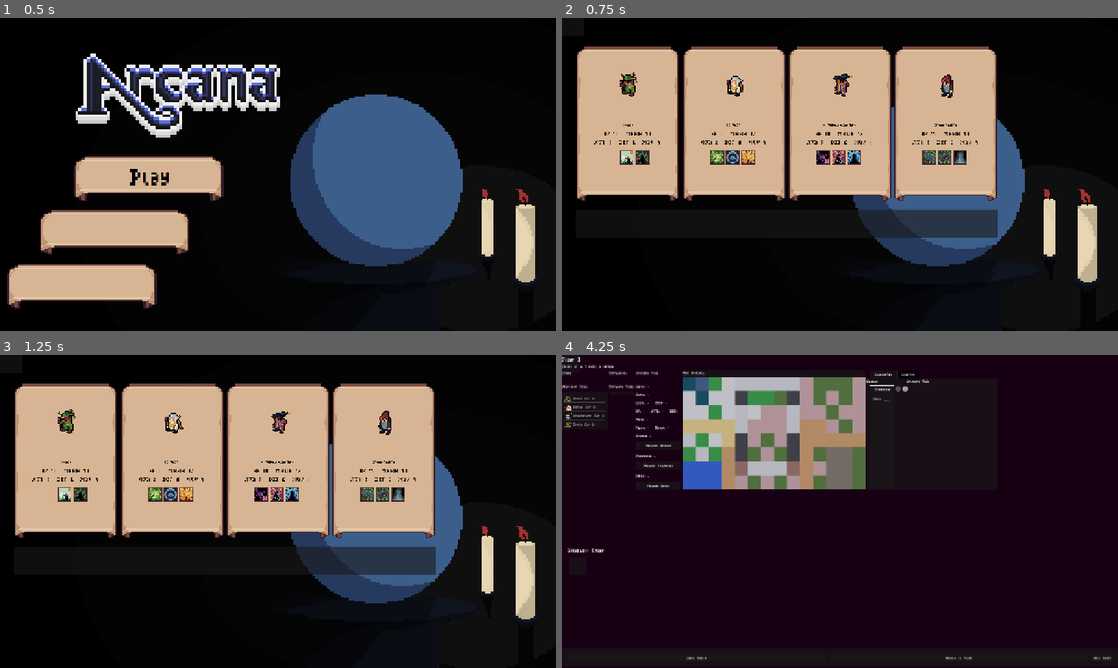
Above: before the commit, frames 1-4 (two rows, left to right).
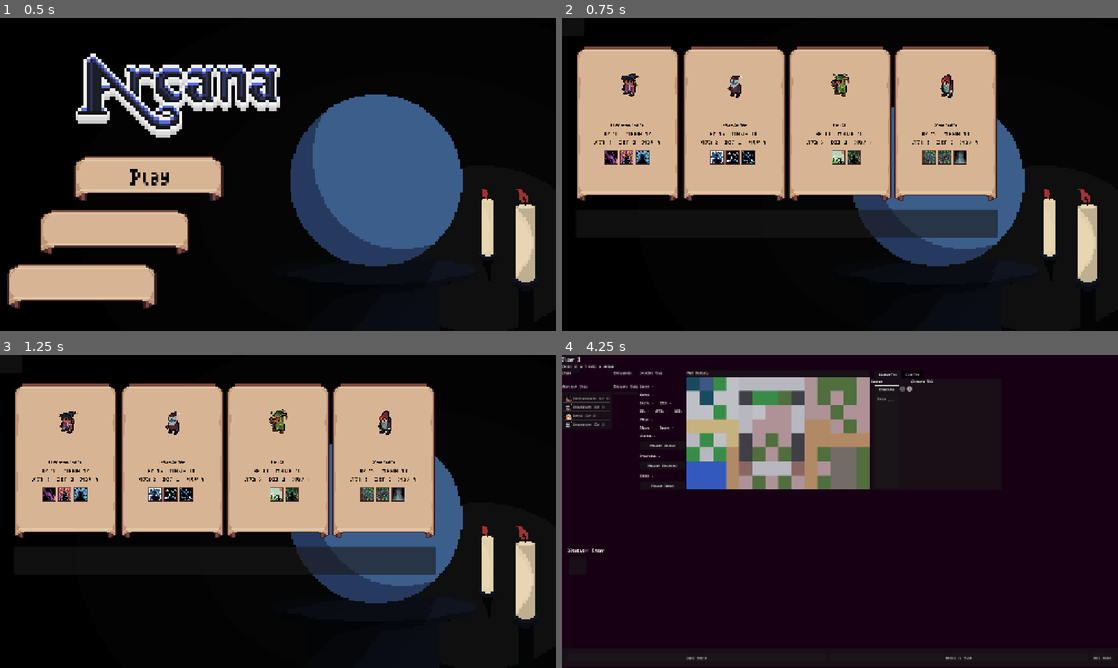
Above: after the commit, the same moments.

Repository: SpangelyWalnuts/Arcana-1.0-Demo
Game: Godot game, scene res://scenes/core/TitleScreen.tscn
Two runs of this game, one before a commit and one after it. Both use one fixed random seed, a clock stepped at 60 frames per second and the inputs below.
Inputs (mouse positions are in pixels of both pictures, inside the frame that each line leads up to):
- Up to frame 1 (0.5 s): no input
- Up to frame 2 (0.75 s): click "Play" at 0.5 s
- Up to frame 3 (1.25 s): no input
- Up to frame 4 (4.25 s): click (784, 561) at 1.25 s; click (784, 561) at 2 s; click (628, 461) at 2.75 s; click (734, 461) at 3.5 s

Frame 1 is identical in both runs. In frame 2, 1.4% of the frame differs, in the area x 7-54%, y 17-47%; in frame 3, 1.4%; in frame 4, 4.0%, in the area x 0-67%, y 4-43%.

Commit message:
Icon Pass
Added more item icons
Added some animation files
Added new offensive unit

Diff:
--- a/Arcana 1.0 - Revert/data/equipment/common/VitalityStone.tres
+++ b/Arcana 1.0 - Revert/data/equipment/common/VitalityStone.tres
@@ -1,8 +1,10 @@
-[gd_resource type="Resource" script_class="Equipment" load_steps=2 format=3 uid="uid://cshqgq5wdfe5f"]
+[gd_resource type="Resource" script_class="Equipment" load_steps=3 format=3 uid="uid://cshqgq5wdfe5f"]
 
 [ext_resource type="Script" uid="uid://bnsyp2yvudsd2" path="res://scripts/data/equipment.gd" id="1_4bds4"]
+[ext_resource type="Texture2D" uid="uid://dfka70ugg71ip" path="res://art/equipment/common/Vitality Stone.png" id="1_p6le2"]
 
 [resource]
 script = ExtResource("1_4bds4")
 name = "Vitality Stone"
+icon_texture = ExtResource("1_p6le2")
 bonus_max_hp = 3
--- a/Arcana 1.0 - Revert/data/equipment/legendary/MiracleIdol.tres
+++ b/Arcana 1.0 - Revert/data/equipment/legendary/MiracleIdol.tres
@@ -1,5 +1,6 @@
-[gd_resource type="Resource" script_class="Equipment" load_steps=2 format=3 uid="uid://dvtuk0qkija1f"]
+[gd_resource type="Resource" script_class="Equipment" load_steps=3 format=3 uid="uid://dvtuk0qkija1f"]
 
+[ext_resource type="Texture2D" uid="uid://cdgeeye7od1v3" path="res://art/equipment/legendary/Miracle Idol.png" id="1_4ym5a"]
 [ext_resource type="Script" uid="uid://bnsyp2yvudsd2" path="res://scripts/data/equipment.gd" id="2_21741"]
 
 [resource]
@@ -7,4 +8,5 @@
 name = "Miracle Idol"
 description = "Wielder is immune to all debuffs."
 rarity = "Legendary"
+icon_texture = ExtResource("1_4ym5a")
 immune_negative_statuses = true
--- a/Arcana 1.0 - Revert/data/equipment/legendary/SeraphBoots.tres
+++ b/Arcana 1.0 - Revert/data/equipment/legendary/SeraphBoots.tres
@@ -1,5 +1,6 @@
-[gd_resource type="Resource" script_class="Equipment" load_steps=2 format=3 uid="uid://b32er10vs65cy"]
+[gd_resource type="Resource" script_class="Equipment" load_steps=3 format=3 uid="uid://b32er10vs65cy"]
 
+[ext_resource type="Texture2D" uid="uid://biwckgc4vlp7o" path="res://art/equipment/legendary/SeraphBoots.png" id="1_35ocq"]
 [ext_resource type="Script" uid="uid://bnsyp2yvudsd2" path="res://scripts/data/equipment.gd" id="1_t1sjx"]
 
 [resource]
@@ -7,5 +8,6 @@
 name = "Seraph Boots"
 description = "Increases movement by 2."
 rarity = "Legendary"
+icon_texture = ExtResource("1_35ocq")
 bonus_move = 2
 metadata/_custom_type_script = "uid://bnsyp2yvudsd2"
--- /dev/null
+++ b/Arcana 1.0 - Revert/data/unit_classes/Hydromancer.tres
@@ -0,0 +1,64 @@
+[gd_resource type="Resource" script_class="UnitClass" load_steps=14 format=3 uid="uid://docpmxpg6rvjj"]
+
+[ext_resource type="Script" uid="uid://b823ipo4ebjd5" path="res://scripts/data/unit_class.gd" id="1_lbj4l"]
+[ext_resource type="Texture2D" uid="uid://cfpja35qfvwbu" path="res://art/units/hydromancer/Hydromancer Icon.png" id="1_ljoqv"]
+[ext_resource type="Texture2D" uid="uid://gnhrl6y5sud6" path="res://art/units/hydromancer/idle/Hydromancer Idle Animation1.png" id="1_sgdo7"]
+[ext_resource type="Script" uid="uid://sakf75ug1g8j" path="res://scripts/data/skill.gd" id="2_30r5q"]
+[ext_resource type="Texture2D" uid="uid://3mapqhkpxgy0" path="res://art/units/hydromancer/idle/Hydromancer Idle Animation2.png" id="2_ljoqv"]
+[ext_resource type="Texture2D" uid="uid://bky22cu33dewo" path="res://art/units/hydromancer/Hydromancer Map.png" id="3_f6234"]
+[ext_resource type="Texture2D" uid="uid://b7fbb0bduinqe" path="res://art/units/hydromancer/idle/Hydromancer Idle Animation3.png" id="3_hpmef"]
+[ext_resource type="Texture2D" uid="uid://dm8vd1ilq7y87" path="res://art/units/hydromancer/idle/Hydromancer Idle Animation4.png" id="4_ayvv4"]
+[ext_resource type="Texture2D" uid="uid://jf8bp6mpcncy" path="res://art/units/hydromancer/idle/Hydromancer Idle Animation5.png" id="5_18kfw"]
+[ext_resource type="Texture2D" uid="uid://eomun86dj1fx" path="res://art/units/hydromancer/idle/Hydromancer Idle Animation6.png" id="6_0omwj"]
+[ext_resource type="Texture2D" uid="uid://do5nta3fdlj3n" path="res://art/units/hydromancer/idle/Hydromancer Idle Animation7.png" id="7_xq6e5"]
+[ext_resource type="Texture2D" uid="uid://ckvhhyrnfhpjs" path="res://art/units/hydromancer/idle/Hydromancer Idle Animation8.png" id="8_2p32w"]
+
+[sub_resource type="SpriteFrames" id="SpriteFrames_e14p8"]
+animations = [{
+"frames": [{
+"duration": 1.0,
+"texture": ExtResource("1_sgdo7")
+}, {
+"duration": 1.0,
+"texture": ExtResource("2_ljoqv")
+}, {
+"duration": 1.0,
+"texture": ExtResource("3_hpmef")
+}, {
+"duration": 1.0,
+"texture": ExtResource("4_ayvv4")
+}, {
+"duration": 1.0,
+"texture": ExtResource("5_18kfw")
+}, {
+"duration": 1.0,
+"texture": ExtResource("6_0omwj")
+}, {
+"duration": 1.0,
+"texture": ExtResource("7_xq6e5")
+}, {
+"duration": 1.0,
+"texture": ExtResource("8_2p32w")
+}],
+"loop": true,
+"name": &"idle",
+"speed": 8.0
+}]
+
+[resource]
+script = ExtResource("1_lbj4l")
+display_name = "Hydromancer"
+max_hp = 11
+atk = 3
+defense = 0
+attack_range = 2
+max_mana = 10
+growth_hp = 0.6
+growth_atk = 0.5
+growth_defense = 0.15
+growth_move = 0.0
+growth_mana = 0.6
+sprite_texture = ExtResource("3_f6234")
+portrait_texture = ExtResource("1_ljoqv")
+icon_texture = ExtResource("1_ljoqv")
+idle_frames = SubResource("SpriteFrames_e14p8")
--- a/Arcana 1.0 - Revert/data/unit_classes/Unimplemented/Hydromancer.tres
+++ /dev/null
@@ -1,11 +0,0 @@
-[gd_resource type="Resource" script_class="UnitClass" load_steps=2 format=3 uid="uid://docpmxpg6rvjj"]
-
-[ext_resource type="Script" uid="uid://b823ipo4ebjd5" path="res://scripts/data/unit_class.gd" id="1_lbj4l"]
-
-[resource]
-script = ExtResource("1_lbj4l")
-display_name = "Hydromancer"
-defense = 0
-attack_range = 2
-max_mana = 10
-growth_move = 0.0
--- a/Arcana 1.0 - Revert/scenes/arcana/HealingCircle.tscn
+++ b/Arcana 1.0 - Revert/scenes/arcana/HealingCircle.tscn
@@ -1,6 +1,6 @@
 [gd_scene load_steps=35 format=3 uid="uid://nlciohyc66th"]
 
-[ext_resource type="Script" uid="uid://bcmp5loxa3yvq" path="res://healingcircleanim.gd" id="1_qgl5a"]
+[ext_resource type="Script" uid="uid://bcmp5loxa3yvq" path="res://scripts/animations/arcana/cleric/healingcircleanim.gd" id="1_qgl5a"]
 [ext_resource type="Texture2D" uid="uid://bruhqn58kc7ys" path="res://art/animations/arcana/cleric/HealingCircle/Healing Circle1.png" id="2_f4d1m"]
 [ext_resource type="Texture2D" uid="uid://b3p4s5p7w80gb" path="res://art/animations/arcana/cleric/HealingCircle/Healing Circle2.png" id="3_s02c5"]
 [ext_resource type="Texture2D" uid="uid://cw317kd31ghds" path="res://art/animations/arcana/cleric/HealingCircle/Healing Circle3.png" id="4_gmd00"]
--- /dev/null
+++ b/Arcana 1.0 - Revert/scenes/arcana/LightningBolt.tscn
@@ -0,0 +1,54 @@
+[gd_scene load_steps=11 format=3 uid="uid://bcbv3m3l22drh"]
+
+[ext_resource type="Script" uid="uid://b1s4lwaj4dvdw" path="res://scripts/animations/arcana/electromancer/lightningboltanim.gd" id="1_luwpe"]
+[ext_resource type="Texture2D" uid="uid://bf2jghhrqb1cn" path="res://art/animations/arcana/electromancer/lightningbolt/Lightning Bolt1.png" id="2_luwpe"]
+[ext_resource type="Texture2D" uid="uid://buenhyh31302o" path="res://art/animations/arcana/electromancer/lightningbolt/Lightning Bolt2.png" id="3_kettf"]
+[ext_resource type="Texture2D" uid="uid://cb2uunvveo7kh" path="res://art/animations/arcana/electromancer/lightningbolt/Lightning Bolt3.png" id="4_u88i1"]
+[ext_resource type="Texture2D" uid="uid://cpvx43aomelj2" path="res://art/animations/arcana/electromancer/lightningbolt/Lightning Bolt4.png" id="5_phb5i"]
+[ext_resource type="Texture2D" uid="uid://clsb7rmgy2scd" path="res://art/animations/arcana/electromancer/lightningbolt/Lightning Bolt5.png" id="6_ly42j"]
+[ext_resource type="Texture2D" uid="uid://yuxno108qtq" path="res://art/animations/arcana/electromancer/lightningbolt/Lightning Bolt6.png" id="7_bhutm"]
+[ext_resource type="Texture2D" uid="uid://bvugeyx4hrhwl" path="res://art/animations/arcana/electromancer/lightningbolt/Lightning Bolt7.png" id="8_8yvrq"]
+[ext_resource type="Texture2D" uid="uid://4m4wsm47tuk1" path="res://art/animations/arcana/electromancer/lightningbolt/Lightning Bolt8.png" id="9_w1s6p"]
+
+[sub_resource type="SpriteFrames" id="SpriteFrames_8fnjt"]
+animations = [{
+"frames": [{
+"duration": 1.0,
+"texture": ExtResource("2_luwpe")
+}, {
+"duration": 1.0,
+"texture": ExtResource("3_kettf")
+}, {
+"duration": 1.0,
+"texture": ExtResource("4_u88i1")
+}, {
+"duration": 1.0,
+"texture": ExtResource("5_phb5i")
+}, {
+"duration": 1.0,
+"texture": ExtResource("6_ly42j")
+}, {
+"duration": 1.0,
+"texture": ExtResource("7_bhutm")
+}, {
+"duration": 1.0,
+"texture": ExtResource("8_8yvrq")
+}, {
+"duration": 1.0,
+"texture": ExtResource("9_w1s6p")
+}],
+"loop": true,
+"name": &"lightningbolt",
+"speed": 8.0
+}]
+
+[node name="Node2D" type="Node2D"]
+script = ExtResource("1_luwpe")
+
+[node name="Anim" type="AnimatedSprite2D" parent="."]
+texture_filter = 1
+texture_repeat = 1
+position = Vector2(16, 16)
+sprite_frames = SubResource("SpriteFrames_8fnjt")
+animation = &"lightningbolt"
+speed_scale = 0.5
--- a/Arcana 1.0 - Revert/scenes/core/Main.tscn
+++ b/Arcana 1.0 - Revert/scenes/core/Main.tscn
@@ -38,6 +38,7 @@
 [ext_resource type="PackedScene" uid="uid://daxq4r3e6lfcn" path="res://scenes/ui/LevelUpPanel.tscn" id="39_chcsr"]
 [ext_resource type="Texture2D" uid="uid://mdxd06352mgu" path="res://art/ui/Small Turn BAckground 48 x 32.png" id="39_leefl"]
 [ext_resource type="PackedScene" uid="uid://5644a5ai3ea6" path="res://scenes/ui/CombatLogPanel.tscn" id="42_8kqbm"]
+[ext_resource type="Resource" uid="uid://docpmxpg6rvjj" path="res://data/unit_classes/Hydromancer.tres" id="42_j8vbb"]
 [ext_resource type="Script" uid="uid://bf87e28tdo73f" path="res://scripts/core/enemy_spawn_manager.gd" id="43_q8d2n"]
 [ext_resource type="Resource" uid="uid://dy0tp2axtcqvr" path="res://data/unit_classes/Pyromancer.tres" id="45_gnjag"]
 [ext_resource type="Resource" uid="uid://bjrnn7q0lcs5g" path="res://data/unit_classes/Electromancer.tres" id="46_leefl"]
@@ -675,8 +676,8 @@
 units_root = NodePath("../Units")
 enemy_unit_scene = ExtResource("2_dau2k")
 enemies_per_floor = 10
-offense_classes = [ExtResource("46_leefl"), ExtResource("45_gnjag")]
-defense_classes = [ExtResource("48_kylyq"), ExtResource("47_8kqbm")]
+offense_classes = [ExtResource("46_leefl"), ExtResource("45_gnjag"), ExtResource("42_j8vbb")]
+defense_classes = [ExtResource("47_8kqbm"), ExtResource("48_kylyq")]
 support_classes = [ExtResource("51_oh68v"), ExtResource("52_bwyab"), ExtResource("49_0l231")]
 offense_profiles = Array[ExtResource("47_do1pq")]([ExtResource("48_leefl"), ExtResource("50_0l231"), ExtResource("51_j8vbb")])
 defense_profiles = Array[ExtResource("47_do1pq")]([ExtResource("49_8kqbm"), ExtResource("50_kylyq"), ExtResource("51_0l231"), ExtResource("54_0l231")])
--- /dev/null
+++ b/Arcana 1.0 - Revert/scripts/animations/arcana/electromancer/lightningboltanim.gd
@@ -0,0 +1,9 @@
+extends Node2D
+
+@onready var anim: AnimatedSprite2D = $Anim
+
+func _ready() -> void:
+	anim.play("lightningbolt")
+	anim.animation_finished.connect(func():
+		queue_free()
+	)
--- a/Arcana 1.0 - Revert/scripts/core/run_manager.gd
+++ b/Arcana 1.0 - Revert/scripts/core/run_manager.gd
@@ -98,6 +98,7 @@
 	"res://data/unit_classes/Cryomancer.tres",
 	"res://data/unit_classes/Shaman.tres",
 	"res://data/unit_classes/Electromancer.tres",
+	"res://data/unit_classes/Hydromancer.tres",
 ]
 
 # If/when you add a dedicated draft UI scene:
Binary file removed: Arcana 1.0 - Revert/art/Alchemist_Map_Sprite.png
Binary file added: Arcana 1.0 - Revert/art/animations/arcana/electromancer/lightningbolt/Lightning Bolt1.png
Not shown, added: Arcana 1.0 - Revert/art/animations/arcana/electromancer/lightningbolt/Lightning Bolt1.png.import
Binary file added: Arcana 1.0 - Revert/art/animations/arcana/electromancer/lightningbolt/Lightning Bolt2.png
Not shown, added: Arcana 1.0 - Revert/art/animations/arcana/electromancer/lightningbolt/Lightning Bolt2.png.import
Binary file added: Arcana 1.0 - Revert/art/animations/arcana/electromancer/lightningbolt/Lightning Bolt3.png
Not shown, added: Arcana 1.0 - Revert/art/animations/arcana/electromancer/lightningbolt/Lightning Bolt3.png.import
Binary file added: Arcana 1.0 - Revert/art/animations/arcana/electromancer/lightningbolt/Lightning Bolt4.png
Not shown, added: Arcana 1.0 - Revert/art/animations/arcana/electromancer/lightningbolt/Lightning Bolt4.png.import
Binary file added: Arcana 1.0 - Revert/art/animations/arcana/electromancer/lightningbolt/Lightning Bolt5.png
Not shown, added: Arcana 1.0 - Revert/art/animations/arcana/electromancer/lightningbolt/Lightning Bolt5.png.import
Binary file added: Arcana 1.0 - Revert/art/animations/arcana/electromancer/lightningbolt/Lightning Bolt6.png
(and 36 more such lines)
